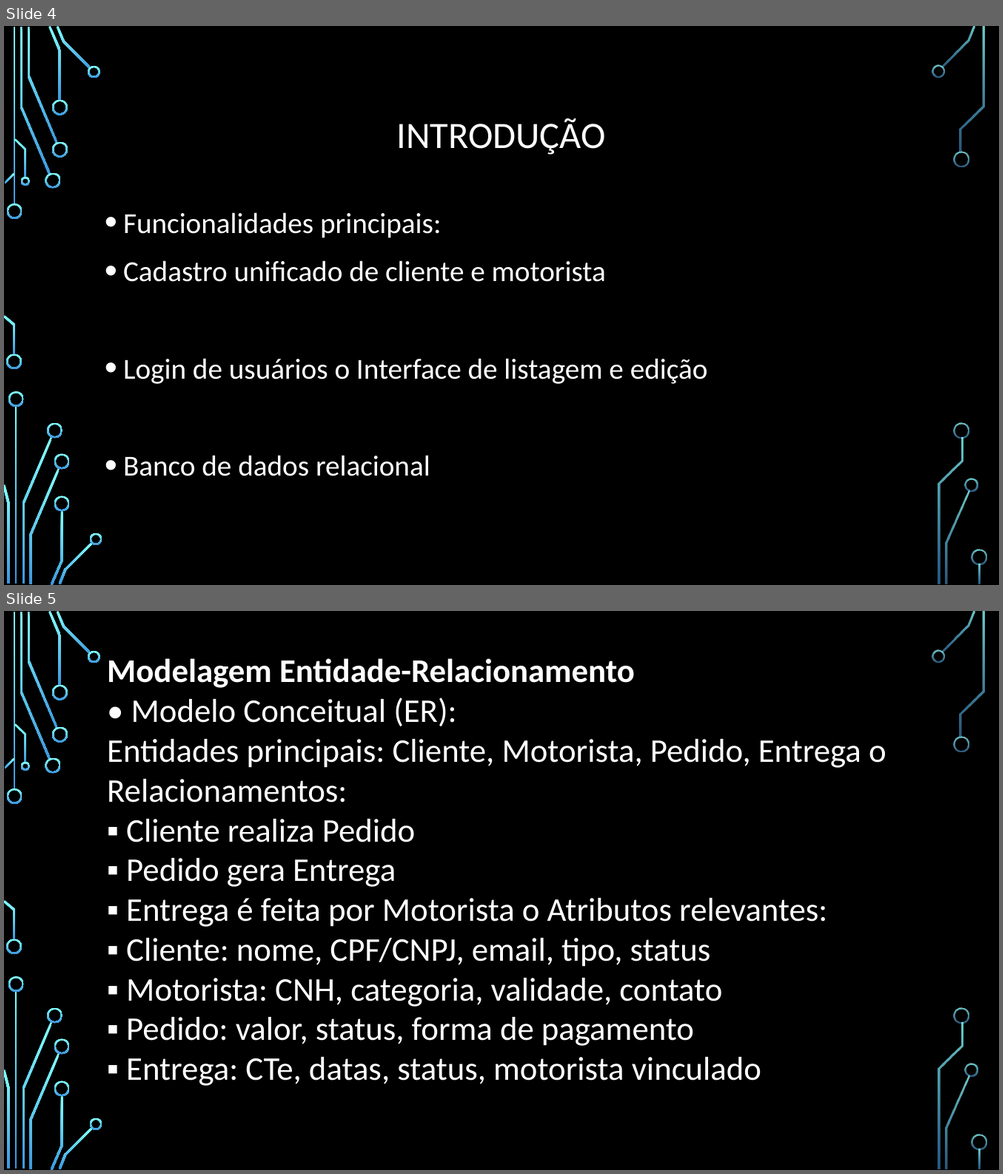
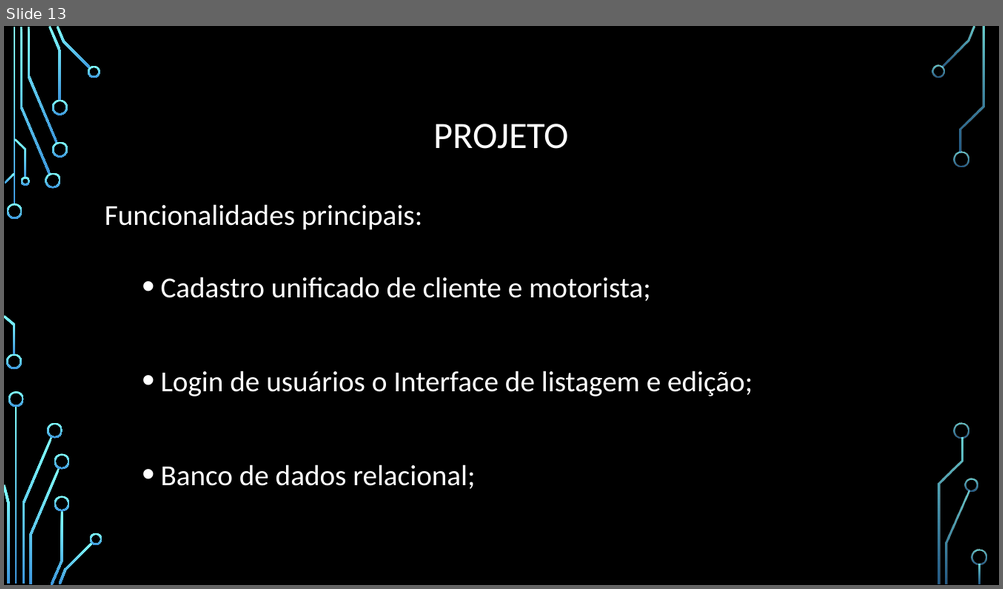
Before and after one commit to solutionsit-developer/Transportadora, a slide deck: transportadora/doc/Gestão de transportadora.pptx. Shown one above the other, each under a label of ours: slides 4 and 5 before the commit, slide 13 after it. The pictures are 1003x1174 and 1003x589 pixels, drawn with LibreOffice and Linux fonts; fonts in the diff are those of the drawing; background and template pictures are left out. Boxes give left, top, right and bottom in pixels: in the first picture for what was removed or moved away, otherwise in the second. Text is boxed around its words. In the diff, an @@ line names an element or a change of style, - is before the commit and + after.

```diff
--- a/transportadora/doc/Gestão de transportadora.pptx
+++ b/transportadora/doc/Gestão de transportadora.pptx
@@ slide 5 removed at box(4, 611, 999, 1170), background picture (left out); not listed: 36 template elements that a slide beside it also shows @@
@@ text removed at box(107, 658, 886, 1086) @@
-Modelagem Entidade-Relacionamento
-• Modelo Conceitual (ER):
-Entidades principais: Cliente, Motorista, Pedido, Entrega o Relacionamentos:
-▪ Cliente realiza Pedido
-▪ Pedido gera Entrega
-▪ Entrega é feita por Motorista o Atributos relevantes:
-▪ Cliente: nome, CPF/CNPJ, email, tipo, status
-▪ Motorista: CNH, categoria, validade, contato
-▪ Pedido: valor, status, forma de pagamento
-▪ Entrega: CTe, datas, status, motorista vinculado
@@ what was slide 4 is now slide 13 @@
@@ slide 13 changed as well @@
@@ title at box(433, 124, 569, 149): text changed @@
-INTRODUÇÃO
+PROJETO
@@ text "Funcionalidades principais:": place and size @@
-text "Funcionalidades principais:" at box(123, 212, 708, 477)
+text "Funcionalidades principais:" at box(105, 204, 752, 489)
@@ text at box(105, 204, 422, 230): bullet • to none; line spacing 1.1 to 1.2 @@
@@ text at box(161, 277, 752, 489): text changed @@
-• Cadastro unificado de cliente e motorista
-• Login de usuários o Interface de listagem e edição
-• Banco de dados relacional
+  • Cadastro unificado de cliente e motorista;
+  • Login de usuários o Interface de listagem e edição;
+  • Banco de dados relacional;
```
Also in this commit, not shown: 11 other slides changed, 11 slides added, 8 other slides removed.
